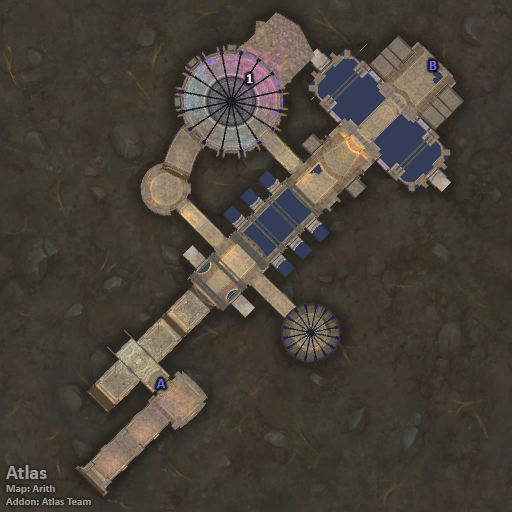
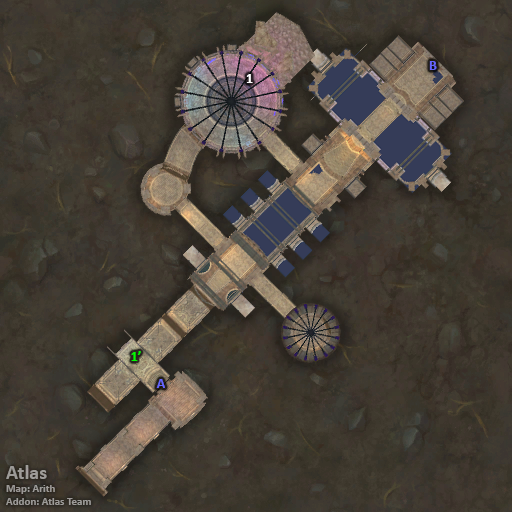
Two versions of the same layered image (512 × 512). Layer-by-layer changes:
added layer "1’" above "B" over box(131, 351, 141, 361)
